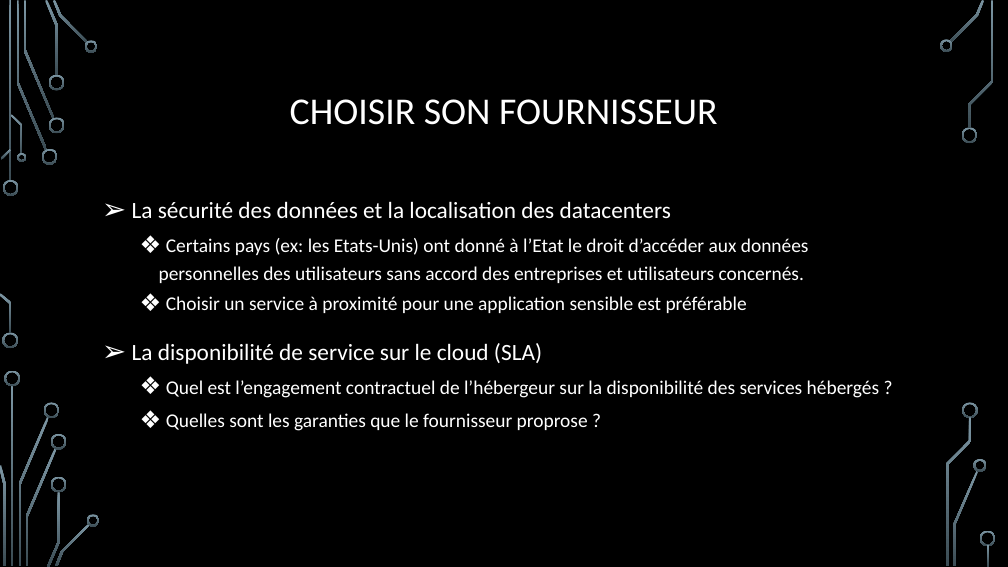
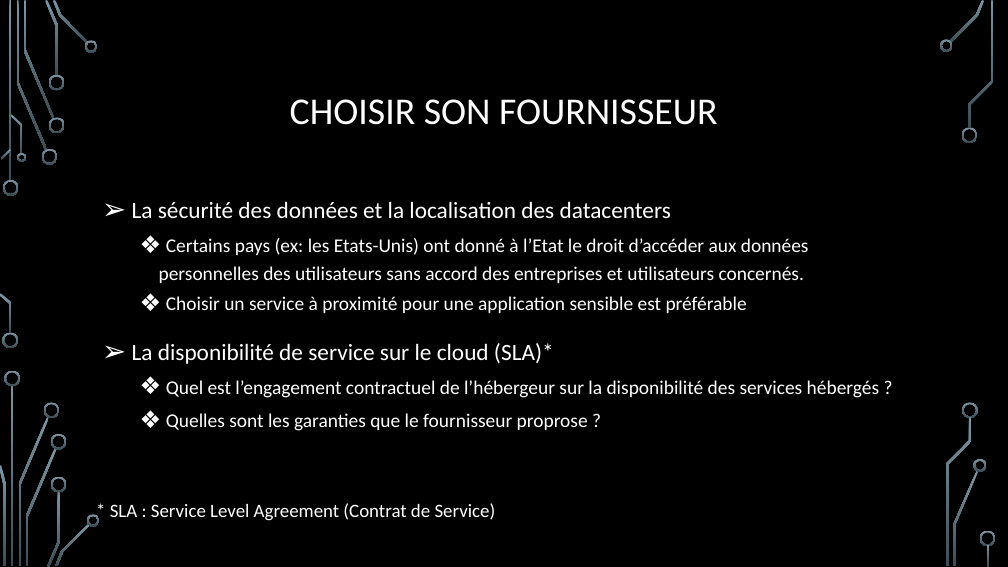
Before and after one commit to CorleoneDany/Cloud-Computing, a slide deck: slide 26 of Cloud Computing - F.pptx (slide 20 before the commit). Drawn at 1008x567 pixels with LibreOffice and Linux fonts; fonts in the diff are those of the drawing; background and template pictures are left out. Boxes give left, top, right and bottom in pixels: in the first picture for what was removed or moved away, otherwise in the second. Text is boxed around its words. In the diff, an @@ line names an element or a change of style, - is before the commit and + after.

```diff
--- a/Cloud Computing - F.pptx
+++ b/Cloud Computing - F.pptx
@@ text at [132,343,554,364]: text changed @@
-➢ La disponibilité de service sur le cloud (SLA)
+➢ La disponibilité de service sur le cloud (SLA)*
@@ text added at [110,503,496,521], 18 pt, text #FFFFFF @@
+* SLA : Service Level Agreement (Contrat de Service)
```
Also in this commit, not shown: 20 other slides changed, 7 slides added, 2 slides removed.
